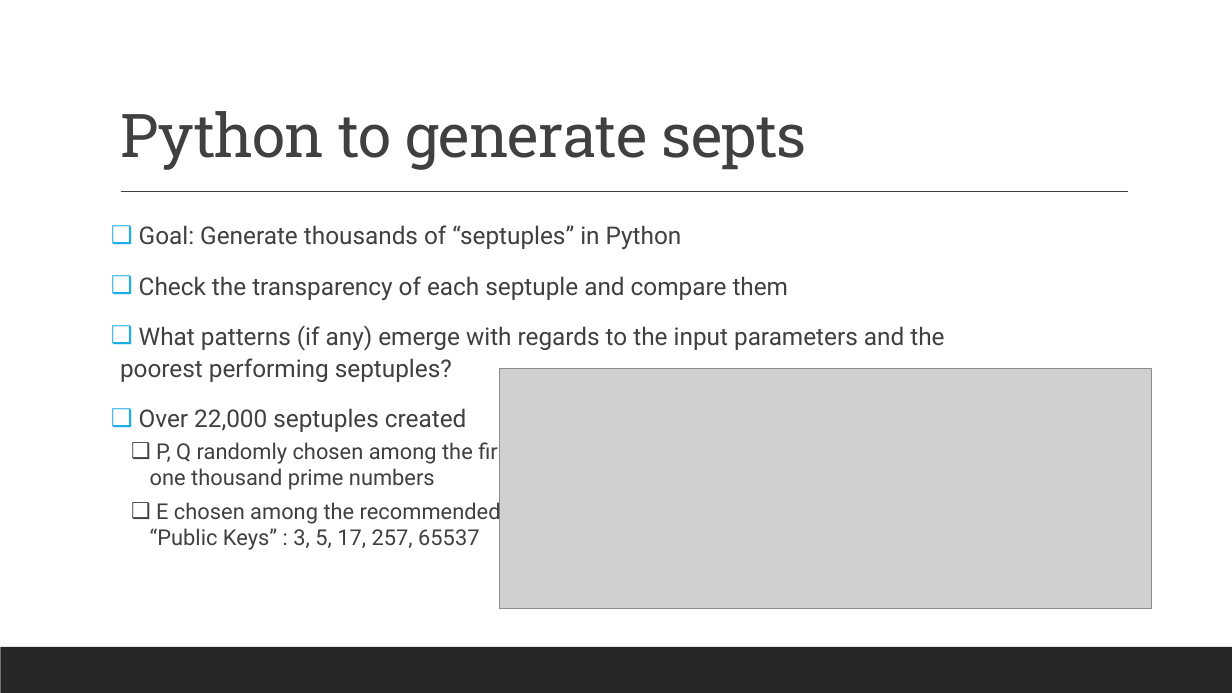
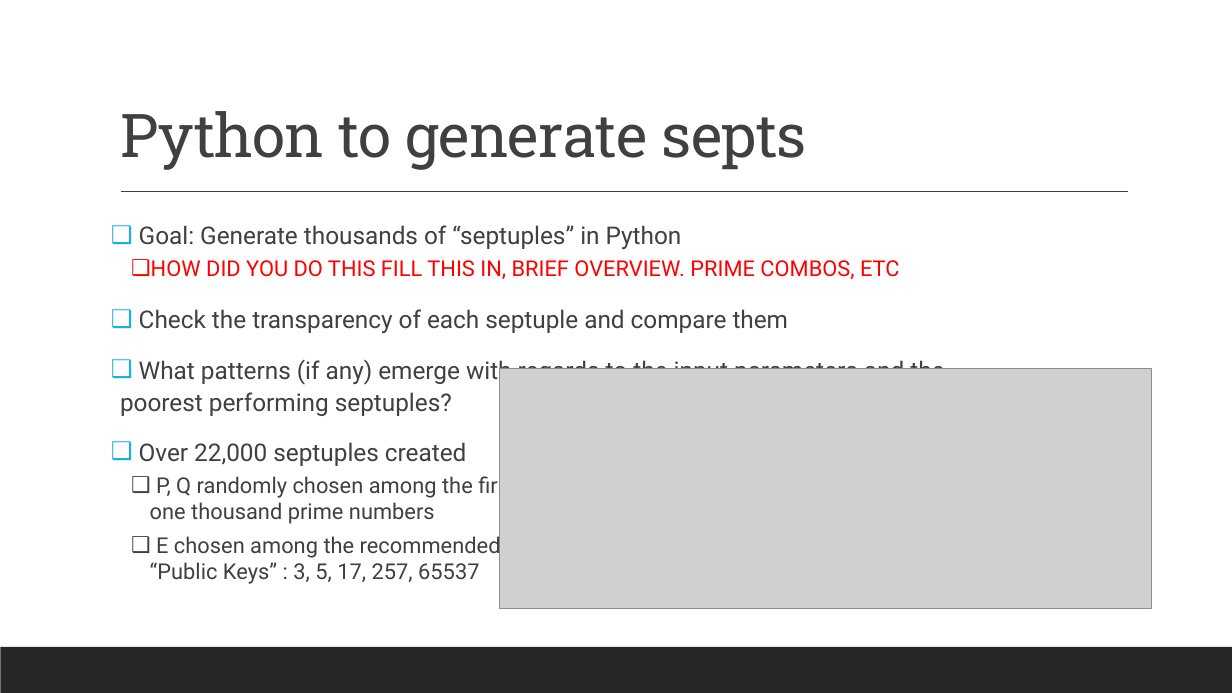
Before and after one commit to aronjschwartz/RSA_Encryption, a slide deck: slide 11 of RSA_Presentations/RSA_Research_Presentation_AronSchwartz.pptx. Drawn at 1232x693 pixels with LibreOffice and Linux fonts; fonts in the diff are those of the drawing; grey boxes stand for pictures. Boxes give left, top, right and bottom in pixels: in the first picture for what was removed or moved away, otherwise in the second. Text is boxed around its words. In the diff, an @@ line names an element or a change of style, - is before the commit and + after.

```diff
--- a/RSA_Presentations/RSA_Research_Presentation_AronSchwartz.pptx
+++ b/RSA_Presentations/RSA_Research_Presentation_AronSchwartz.pptx
@@ text at [151, 260, 900, 279]: paragraph added @@
+  ❑ HOW DID YOU DO THIS FILL THIS IN, BRIEF OVERVIEW. PRIME COMBOS, ETC
```
Also in this commit, not shown: 7 other slides changed.
